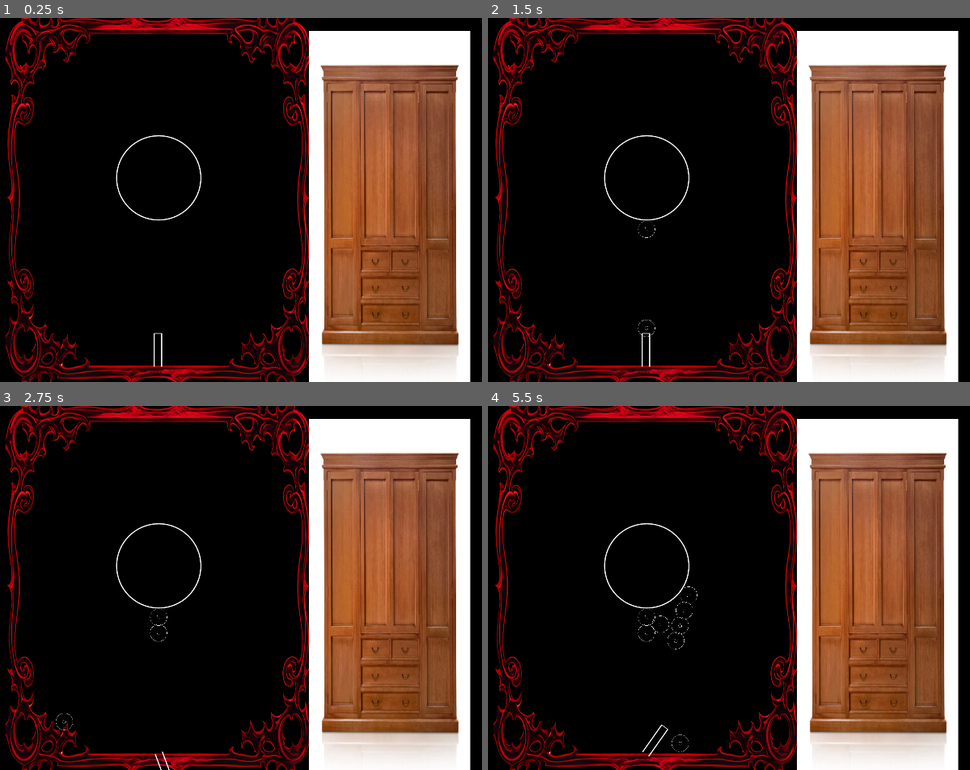
Above: before the commit, frames 1-4 (two rows, left to right).
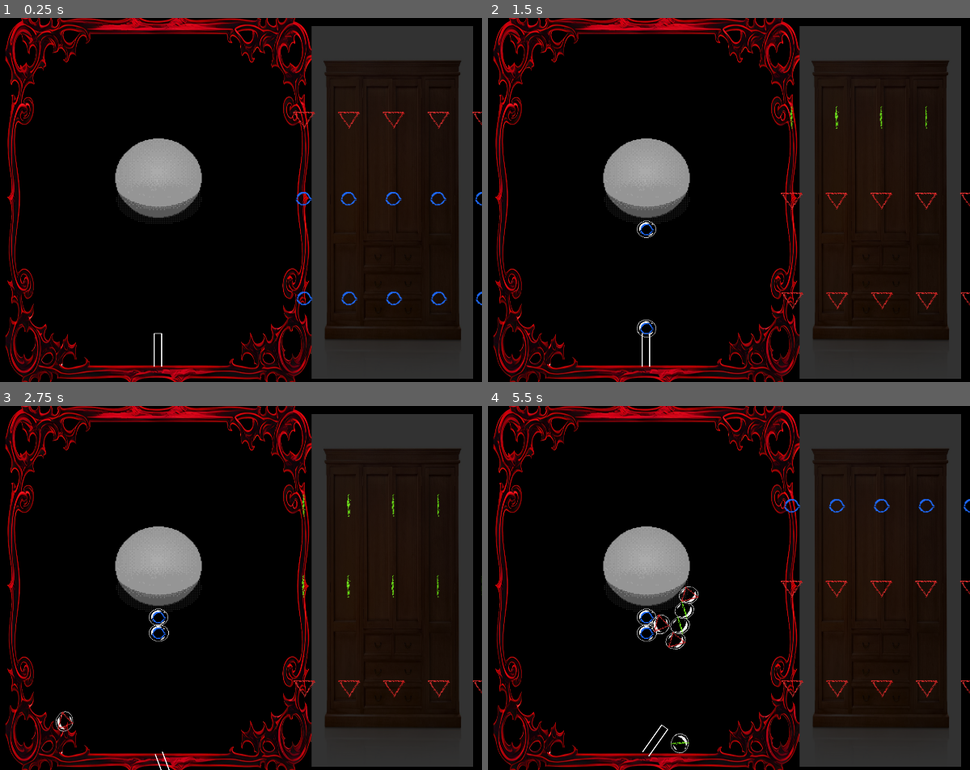
Above: after the commit, the same moments.

Repository: colton-o/bubblemancer
Game: Godot game, scene res://Levels/main.tscn
Two runs of this game, one before a commit and one after it. Both use one fixed random seed, a clock stepped at 60 frames per second and the inputs below.
Inputs (mouse positions are in pixels of both pictures, inside the frame that each line leads up to):
- Up to frame 1 (0.25 s): no input
- Up to frame 2 (1.5 s): tap Enter at 0.5 s; move the mouse to (786, 181) at 0.52 s; click (786, 181) at 0.6 s; move the mouse to (516, 218) at 1.27 s; click (516, 218) at 1.35 s
- Up to frame 3 (2.75 s): move the mouse to (221, 507) at 2.02 s; hold A (x_rot_neg) from 2.03 s (still down); click (221, 507) at 2.3 s
- Up to frame 4 (5.5 s): move the mouse to (613, 660) at 2.77 s; release A (x_rot_neg) at 2.78 s; tap D (x_rot_pos) at 2.85 s; click (613, 660) at 3.05 s; move the mouse to (839, 642) at 3.52 s; click (839, 642) at 3.6 s; move the mouse to (outside the picture) at 4.27 s; click (outside the picture) at 4.35 s; tap Space at 5 s; move the mouse to (680, 588) at 5.02 s; hold A (x_rot_neg) from 5.03 s (still down); click (680, 588) at 5.3 s

The runs differ from the first frame. In frame 1, 37% of the frame differs, in the area x 23-100%, y 2-100%; in frame 2, 37%; in frame 3, 37%; in frame 4, 37%.

Commit message:
Completed inventory and andded bubbles

Diff:
--- a/Levels/inventory.gd
+++ /dev/null
@@ -1,32 +0,0 @@
-extends Sprite2D
-
-@export var rune_tex: Array = []
-var bubble_pos = Array()
-var size = 3
-
-class bubble:
-	var rune = 0
-	var rune_Tex = Texture2D
-
-var bubble_array = []
-# Called when the node enters the scene tree for the first time.
-func _ready() -> void:
-	for i in range(3):
-		var b = bubble.new()
-		b.rune = randi() % 3
-		b.rune_Tex = rune_tex[b.rune]
-		bubble_array.append(b)
-
-
-
-
-
-
-
-
-
-
-
-# Called every frame. 'delta' is the elapsed time since the previous frame.
-func _process(delta: float) -> void:
-	pass
--- a/Levels/main.tscn
+++ b/Levels/main.tscn
@@ -1,15 +1,16 @@
-[gd_scene load_steps=12 format=3 uid="uid://gd8n11akhqei"]
+[gd_scene load_steps=13 format=3 uid="uid://gd8n11akhqei"]
 
 [ext_resource type="Texture2D" uid="uid://cieyks2ddk6bj" path="res://Sprites/border.png" id="1_bjvi8"]
 [ext_resource type="Texture2D" uid="uid://c5y8i2ij2q5ix" path="res://Sprites/gun.tga" id="2_twinm"]
 [ext_resource type="Script" path="res://Scripts/gun.gd" id="3_txmbr"]
 [ext_resource type="PackedScene" uid="uid://c4feeix6dhioc" path="res://Objects/Orb.tscn" id="4_40082"]
 [ext_resource type="Texture2D" uid="uid://cwucg70wi4n6y" path="res://Sprites/wardrobe-custom-timber-tasmanian-oak-stained1.jpg" id="6_d1ycs"]
-[ext_resource type="Script" path="res://Levels/inventory.gd" id="7_wgrqd"]
+[ext_resource type="Texture2D" uid="uid://dl8tlcd20crwu" path="res://Sprites/Bubble/bubble_circle_rune.tga" id="7_g5ltj"]
+[ext_resource type="Script" path="res://Scripts/inventory.gd" id="7_wgrqd"]
 [ext_resource type="Texture2D" uid="uid://c666auxj5strn" path="res://Sprites/Seal/seal_rune_circle01_ACTIVE.tga" id="8_4nifx"]
-[ext_resource type="Texture2D" uid="uid://d3lesloodgy6t" path="res://Sprites/Seal/seal_rune_circle03_ACTIVE.tga" id="9_fmhfv"]
-[ext_resource type="Texture2D" uid="uid://d30nrym8vbdhe" path="res://Sprites/Seal/seal_rune_line02_ACTIVE.tga" id="10_iwcby"]
-[ext_resource type="PackedScene" uid="uid://bai4q0ixrltg4" path="res://Objects/Seal.tscn" id="10_nturx"]
+[ext_resource type="Texture2D" uid="uid://by1m5i0ar1f8c" path="res://Sprites/Bubble/bubble_stroke_rune.tga" id="8_ighqw"]
+[ext_resource type="Texture2D" uid="uid://dcadn0auhi4fv" path="res://Sprites/Bubble/bubble_tri_rune.tga" id="9_s28a7"]
+[ext_resource type="PackedScene" uid="uid://bai4q0ixrltg4" path="res://Objects/seal.tscn" id="10_nturx"]
 
 [sub_resource type="WorldBoundaryShape2D" id="WorldBoundaryShape2D_cudwi"]
 normal = Vector2(1, 0)
@@ -56,10 +57,26 @@
 ORB = ExtResource("4_40082")
 
 [node name="Inventory" type="Sprite2D" parent="."]
-position = Vector2(686, 21)
+self_modulate = Color(0.195545, 0.195545, 0.195545, 1)
+position = Vector2(694, 7)
 scale = Vector2(0.551149, 1.2023)
 texture = ExtResource("6_d1ycs")
 script = ExtResource("7_wgrqd")
-rune_tex = [ExtResource("8_4nifx"), ExtResource("9_fmhfv"), ExtResource("10_iwcby")]
+rune_tex = [ExtResource("7_g5ltj"), ExtResource("8_ighqw"), ExtResource("9_s28a7")]
+
+[node name="Rune_03" type="Sprite2D" parent="Inventory"]
+position = Vector2(7.25757, 236.214)
+scale = Vector2(3.77053, 1.72811)
+texture = ExtResource("8_4nifx")
+
+[node name="Rune_02" type="Sprite2D" parent="Inventory"]
+position = Vector2(3.62878, -9.98087)
+scale = Vector2(3.77053, 1.71529)
+texture = ExtResource("8_4nifx")
+
+[node name="Rune_01" type="Sprite2D" parent="Inventory"]
+position = Vector2(5.44315, -209.598)
+scale = Vector2(3.77053, 1.72811)
+texture = ExtResource("8_4nifx")
 
 [node name="Seal" parent="." instance=ExtResource("10_nturx")]
--- a/Objects/Orb.tscn
+++ b/Objects/Orb.tscn
@@ -1,8 +1,51 @@
-[gd_scene load_steps=5 format=3 uid="uid://c4feeix6dhioc"]
+[gd_scene load_steps=11 format=3 uid="uid://c4feeix6dhioc"]
 
-[ext_resource type="Texture2D" uid="uid://dgakl80ahvct8" path="res://Sprites/orb.tga" id="1_pfrku"]
-[ext_resource type="Script" path="res://Objects/orb.gd" id="2_ibo17"]
-[ext_resource type="Texture2D" uid="uid://cpu14ndsbrfyi" path="res://Sprites/download.png" id="3_odtjd"]
+[ext_resource type="Texture2D" uid="uid://c3dliyoqmdrui" path="res://Sprites/Bubble/bubble_idle.tga" id="2_fcsqy"]
+[ext_resource type="Script" path="res://Scripts/orb.gd" id="2_ibo17"]
+[ext_resource type="Texture2D" uid="uid://dl8tlcd20crwu" path="res://Sprites/Bubble/bubble_circle_rune.tga" id="3_247cq"]
+
+[sub_resource type="AtlasTexture" id="AtlasTexture_4smrm"]
+atlas = ExtResource("2_fcsqy")
+region = Rect2(0, 0, 64, 64)
+
+[sub_resource type="AtlasTexture" id="AtlasTexture_jl767"]
+atlas = ExtResource("2_fcsqy")
+region = Rect2(64, 0, 64, 64)
+
+[sub_resource type="AtlasTexture" id="AtlasTexture_5fdog"]
+atlas = ExtResource("2_fcsqy")
+region = Rect2(128, 0, 64, 64)
+
+[sub_resource type="AtlasTexture" id="AtlasTexture_dbtmu"]
+atlas = ExtResource("2_fcsqy")
+region = Rect2(192, 0, 64, 64)
+
+[sub_resource type="AtlasTexture" id="AtlasTexture_gyh1a"]
+atlas = ExtResource("2_fcsqy")
+region = Rect2(256, 0, 64, 64)
+
+[sub_resource type="SpriteFrames" id="SpriteFrames_4wnah"]
+animations = [{
+"frames": [{
+"duration": 1.0,
+"texture": SubResource("AtlasTexture_4smrm")
+}, {
+"duration": 1.0,
+"texture": SubResource("AtlasTexture_jl767")
+}, {
+"duration": 1.0,
+"texture": SubResource("AtlasTexture_5fdog")
+}, {
+"duration": 1.0,
+"texture": SubResource("AtlasTexture_dbtmu")
+}, {
+"duration": 1.0,
+"texture": SubResource("AtlasTexture_gyh1a")
+}],
+"loop": true,
+"name": &"default",
+"speed": 5.0
+}]
 
 [sub_resource type="CircleShape2D" id="CircleShape2D_4xb85"]
 radius = 23.3452
@@ -14,13 +57,16 @@
 script = ExtResource("2_ibo17")
 speed = 750
 
-[node name="Sprite2D" type="Sprite2D" parent="."]
-scale = Vector2(0.2, 0.2)
-texture = ExtResource("1_pfrku")
+[node name="Bubble_Sprite" type="AnimatedSprite2D" parent="."]
+scale = Vector2(1.71, 1.5)
+sprite_frames = SubResource("SpriteFrames_4wnah")
+autoplay = "default"
+frame_progress = 0.751262
 
 [node name="CollisionShape2D" type="CollisionShape2D" parent="."]
 shape = SubResource("CircleShape2D_4xb85")
 
 [node name="RuneSprite" type="Sprite2D" parent="."]
-scale = Vector2(0.2, 0.2)
-texture = ExtResource("3_odtjd")
+scale = Vector2(1.75, 1.75)
+texture = ExtResource("3_247cq")
+hframes = 5
--- a/Objects/seal.tscn
+++ b/Objects/seal.tscn
@@ -1,7 +1,7 @@
 [gd_scene load_steps=4 format=3 uid="uid://bai4q0ixrltg4"]
 
 [ext_resource type="Script" path="res://Scripts/seal.gd" id="1_lwe4x"]
-[ext_resource type="Texture2D" uid="uid://dgakl80ahvct8" path="res://Sprites/orb.tga" id="2_at7tb"]
+[ext_resource type="Texture2D" uid="uid://b87pobwc2y6f6" path="res://Sprites/Seal/seal_base.tga" id="2_0ux6b"]
 
 [sub_resource type="CircleShape2D" id="CircleShape2D_183uq"]
 radius = 128.867
@@ -12,7 +12,8 @@
 script = ExtResource("1_lwe4x")
 
 [node name="Sprite2D" type="Sprite2D" parent="."]
-texture = ExtResource("2_at7tb")
+scale = Vector2(2.733, 2.5)
+texture = ExtResource("2_0ux6b")
 
 [node name="CollisionShape2D" type="CollisionShape2D" parent="."]
 shape = SubResource("CircleShape2D_183uq")
--- a/Scripts/gun.gd
+++ b/Scripts/gun.gd
@@ -25,10 +25,11 @@
 	var orb = ORB.instantiate()
 	orb.global_position = global_position
 	orb.global_rotation = global_rotation
-	var first_bubble = $"../Inventory".bubble_array[0]
-	orb.get_child(2).set_texture(first_bubble.rune_Tex)
-	orb.runeID = first_bubble.rune
+	var bubble_rune = $"../Inventory".bubble_array[0].rune
+	orb.get_child(2).set_texture($"../Inventory".rune_tex[bubble_rune])
+	orb.runeID = bubble_rune
 	get_node("/root").add_child(orb)
+	$"../Inventory".update_stash()
 
 
 
--- /dev/null
+++ b/Scripts/inventory.gd
@@ -0,0 +1,30 @@
+extends Sprite2D
+
+@export var rune_tex: Array = []
+
+var size = 3
+var tex_size = 3
+
+class bubble:
+	var rune = 0
+
+
+var bubble_array = []
+# Called when the node enters the scene tree for the first time.
+func _ready() -> void:
+	for i in range(3):
+
+		var b = bubble.new()
+		b.rune = randi() % tex_size
+		bubble_array.append(b)
+		get_child(i).set_texture(rune_tex[b.rune])
+
+# Called every frame. 'delta' is the elapsed time since the previous frame.
+func update_stash():
+	for i in range(size-1):
+		bubble_array[i] = bubble_array[i+1]
+		get_child(i).set_texture(rune_tex[bubble_array[i].rune])
+
+	bubble_array[size-1] = bubble.new();
+	bubble_array[size-1].rune = randi() % tex_size
+	get_child(size-1).set_texture(rune_tex[bubble_array[size-1].rune])
--- a/Objects/orb.gd
+++ b/Scripts/orb.gd
@@ -14,6 +14,7 @@
 # Called when the node enters the scene tree for the first time.
 func _ready() -> void:
 	velocity = Vector2(0, -1*speed).rotated(rotation)
+
 
 
 
